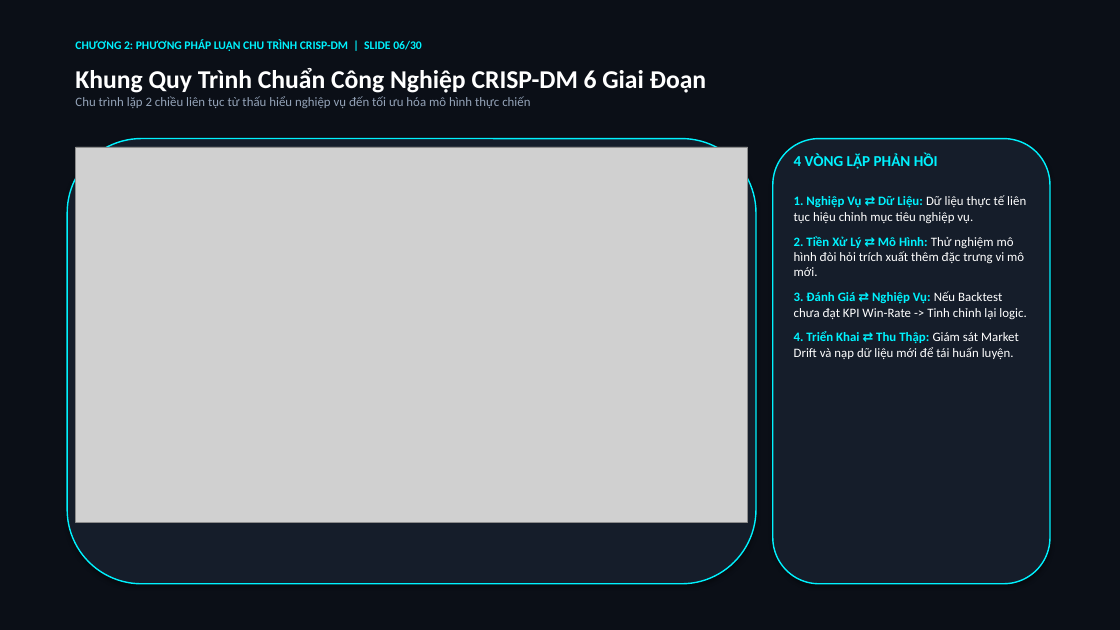
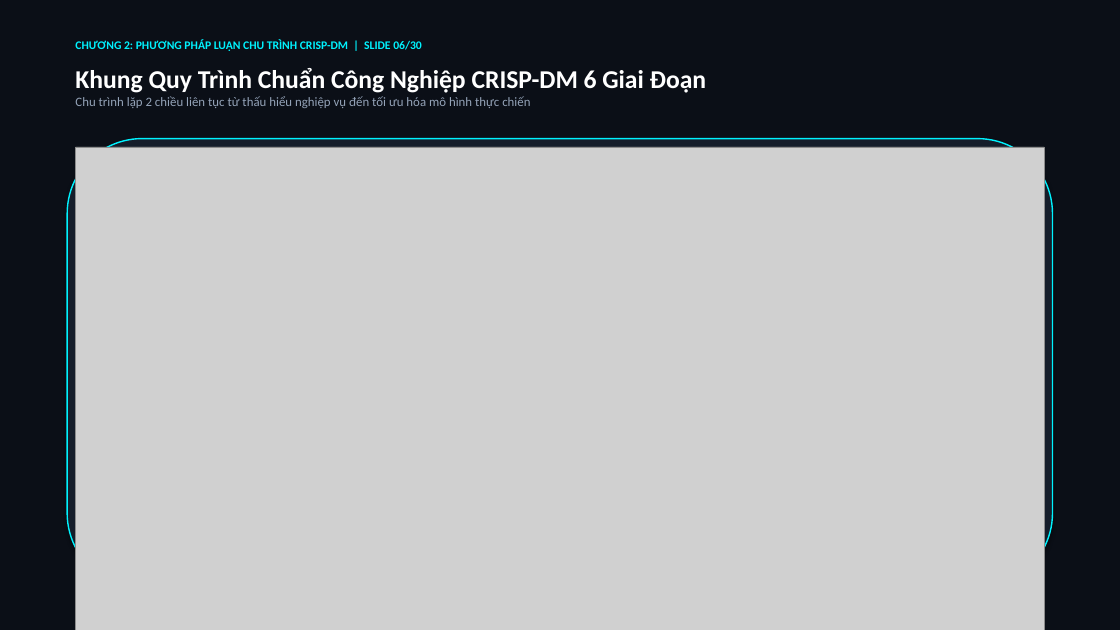
Before and after one commit to sinhnguyen1411/us-stock-machine-learning-scanners, a slide deck: slide 6 of final_project_us_stock_30_slides.pptx. Drawn at 1120x630 pixels with LibreOffice and Linux fonts; fonts in the diff are those of the drawing; grey boxes stand for pictures. Boxes give left, top, right and bottom in pixels: in the first picture for what was removed or moved away, otherwise in the second. Text is boxed around its words. In the diff, an @@ line names an element or a change of style, - is before the commit and + after.

Commit message:
fix(slides): enlarge CRISP-DM diagram font size and make Slide 6 full-width for readability

```diff
--- a/final_project_us_stock_30_slides.pptx
+++ b/final_project_us_stock_30_slides.pptx
@@ rounded rectangle resized from (x1=67, y1=139, x2=756, y2=584) to (x1=67, y1=139, x2=1053, y2=588) @@
@@ picture resized from (x1=76, y1=147, x2=748, y2=522) to (x1=76, y1=147, x2=1044, y2=630) @@
@@ rounded rectangle removed at (x1=773, y1=139, x2=1050, y2=584) @@
@@ text removed at (x1=794, y1=153, x2=938, y2=169) @@
-4 VÒNG LẶP PHẢN HỒI
@@ text removed at (x1=794, y1=195, x2=1026, y2=359) @@
-1. Nghiệp Vụ ⇄ Dữ Liệu: Dữ liệu thực tế liên tục hiệu chỉnh mục tiêu nghiệp vụ.
-2. Tiền Xử Lý ⇄ Mô Hình: Thử nghiệm mô hình đòi hỏi trích xuất thêm đặc trưng vi mô mới.
-3. Đánh Giá ⇄ Nghiệp Vụ: Nếu Backtest chưa đạt KPI Win-Rate -> Tinh chỉnh lại logic.
-4. Triển Khai ⇄ Thu Thập: Giám sát Market Drift và nạp dữ liệu mới để tái huấn luyện.
```
Also in this commit, not shown: 3 other files.
